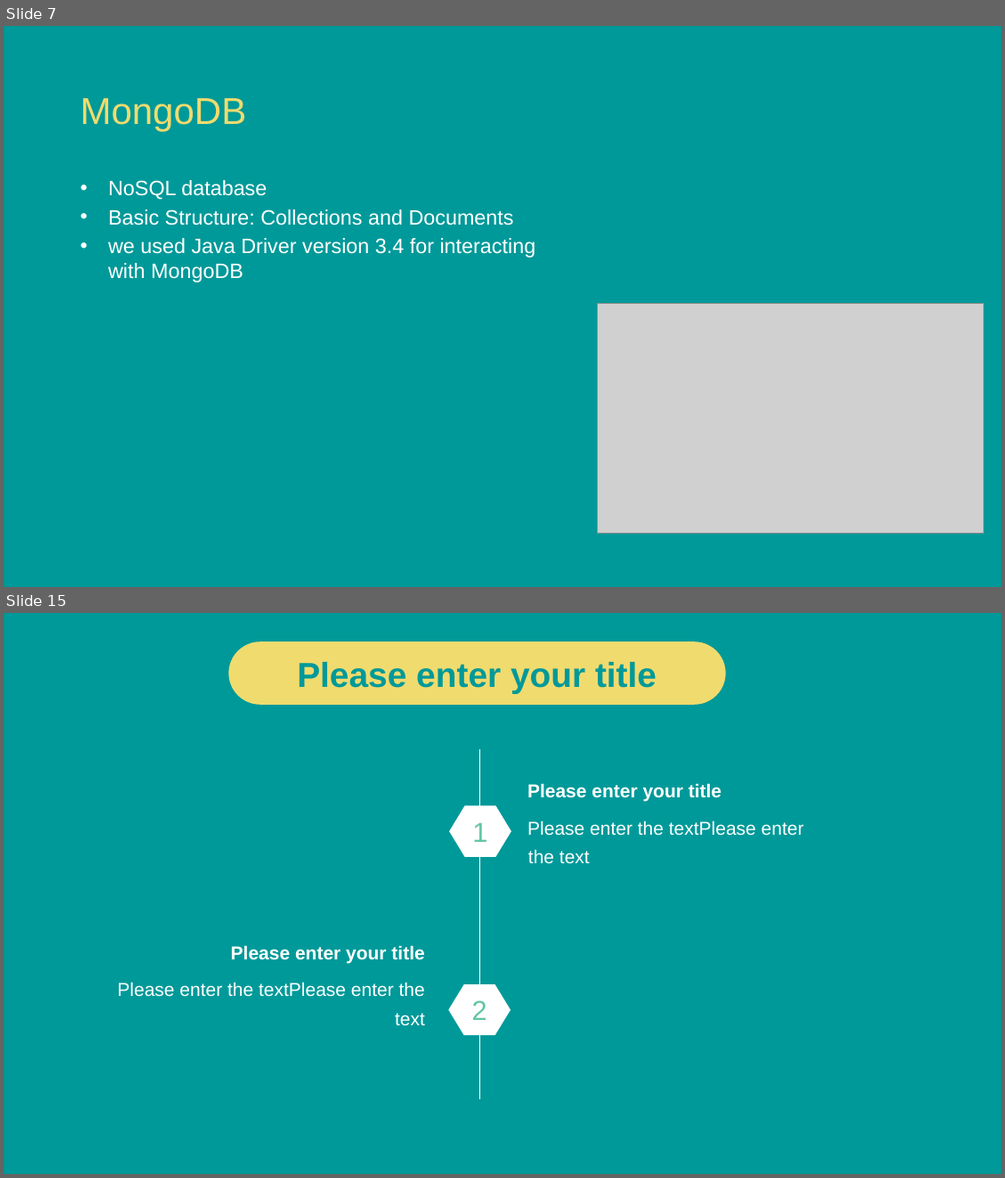
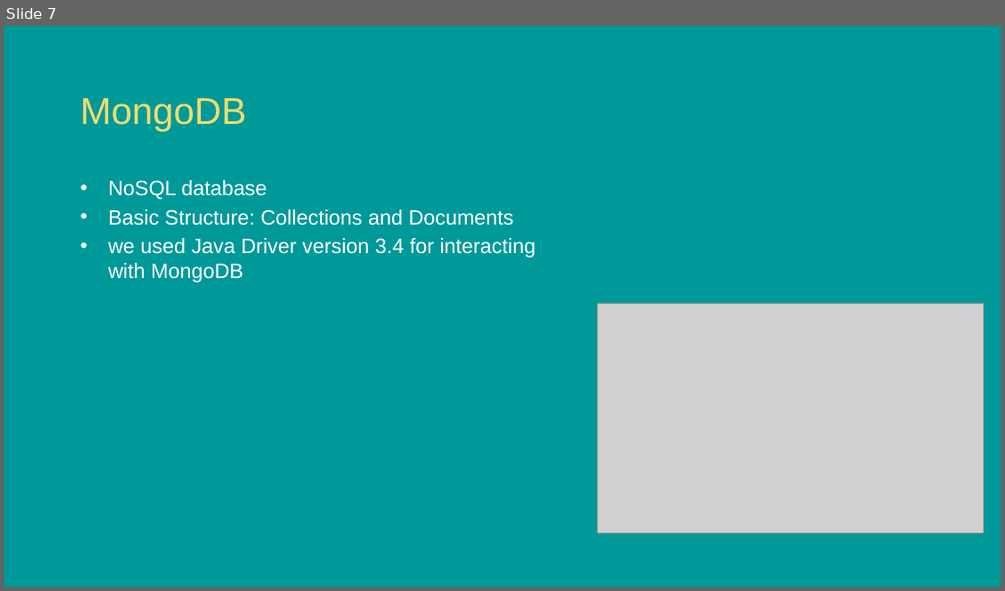
Before and after one commit to caspargross/ActivityAnalyser, a slide deck: TrackFit _Presentation.pptx. Shown one above the other, each under a label of ours: slides 7 and 15 before the commit, slide 7 after it; the slides between them are not shown. The pictures are 1005x1178 and 1005x591 pixels, drawn with LibreOffice and Linux fonts; fonts in the diff are those of the drawing; grey boxes stand for pictures; background and template pictures are left out. Boxes give left, top, right and bottom in pixels: in the first picture for what was removed or moved away, otherwise in the second. Text is boxed around its words. In the diff, an @@ line names an element or a change of style, - is before the commit and + after.

```diff
--- a/TrackFit _Presentation.pptx
+++ b/TrackFit _Presentation.pptx
@@ slide 15 removed at bbox=[4, 613, 1001, 1174], background picture (left out) @@
@@ rounded rectangle removed at bbox=[228, 641, 726, 705] @@
-Please enter your title
@@ line removed from (479, 749) to (479, 1098) @@
@@ text removed at bbox=[527, 783, 721, 802] @@
-Please enter your title
@@ hexagon removed at bbox=[449, 806, 511, 857] @@
-1
@@ text removed at bbox=[527, 820, 804, 864] @@
-Please enter the textPlease enter the text
@@ text removed at bbox=[231, 945, 424, 963] @@
-Please enter your title
@@ text removed at bbox=[117, 981, 425, 1026] @@
-Please enter the textPlease enter the text
@@ hexagon removed at bbox=[448, 985, 510, 1036] @@
-2
```
Also in this commit, not shown: 1 slide changed, 4 slides added, 27 other slides removed, 3 other files.
